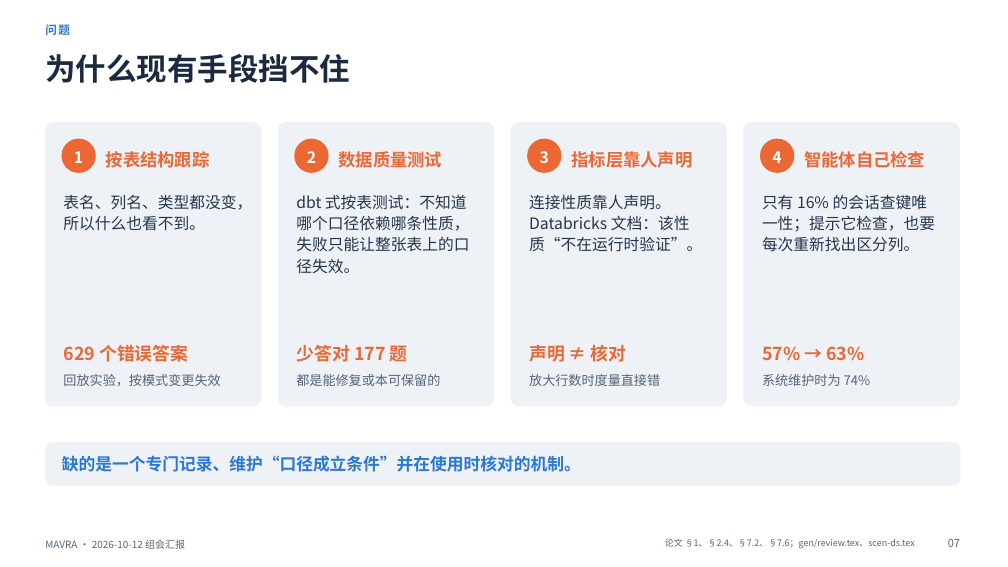
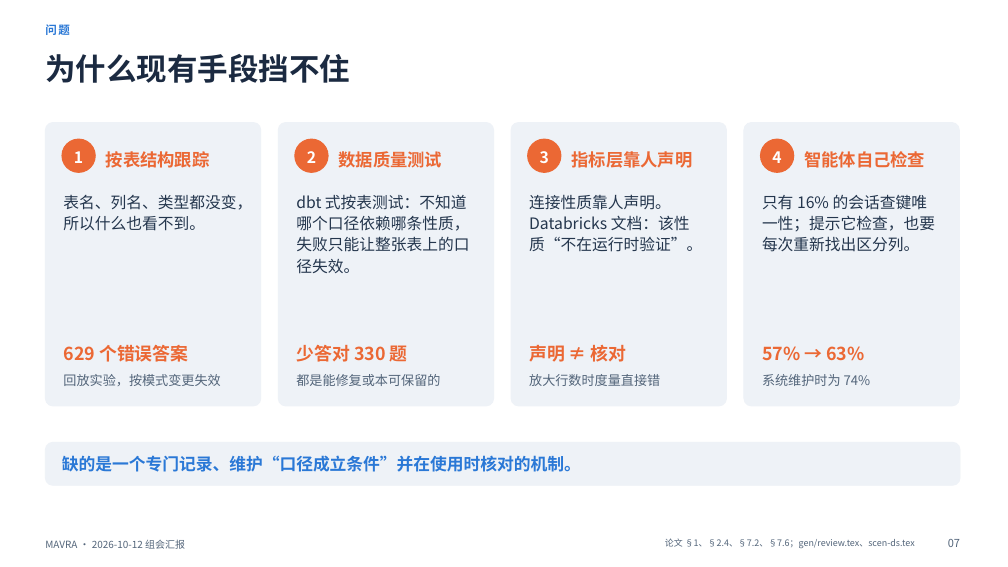
Before and after one commit to mmmttt000045/agent4db-adapter, a slide deck: slide 7 of docs/mavra-report-2026-10-12.pptx. Drawn at 1008x567 pixels with LibreOffice and Linux fonts; fonts in the diff are those of the drawing. Boxes give left, top, right and bottom in pixels: in the first picture for what was removed or moved away, otherwise in the second. Text is boxed around its words. In the diff, an @@ line names an element or a change of style, - is before the commit and + after.

```diff
--- a/docs/mavra-report-2026-10-12.pptx
+++ b/docs/mavra-report-2026-10-12.pptx
@@ text at [296, 342, 408, 366]: text changed @@
-少答对 177 题
+少答对 330 题
```
Also in this commit, not shown: 4 other slides changed, 2 other files.
